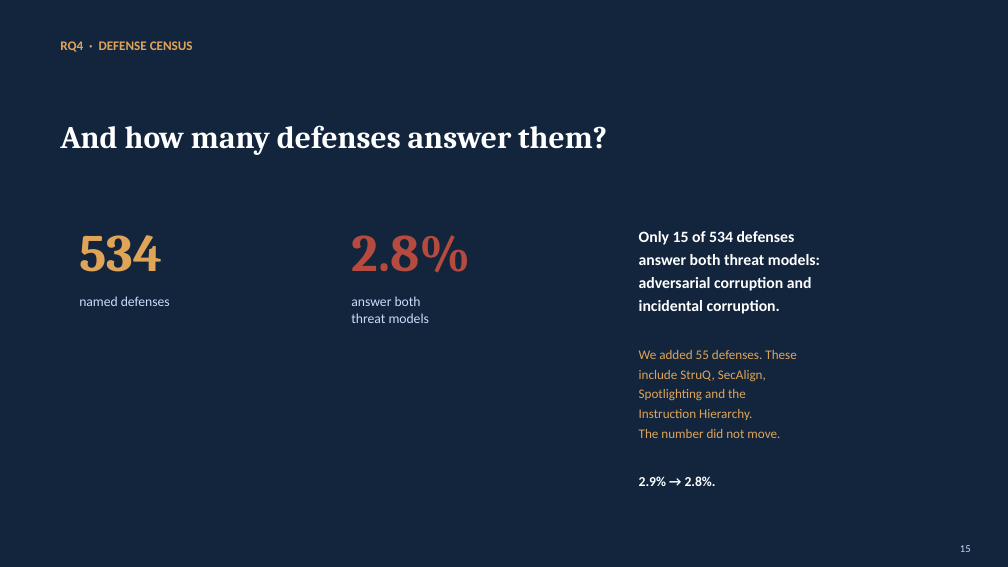
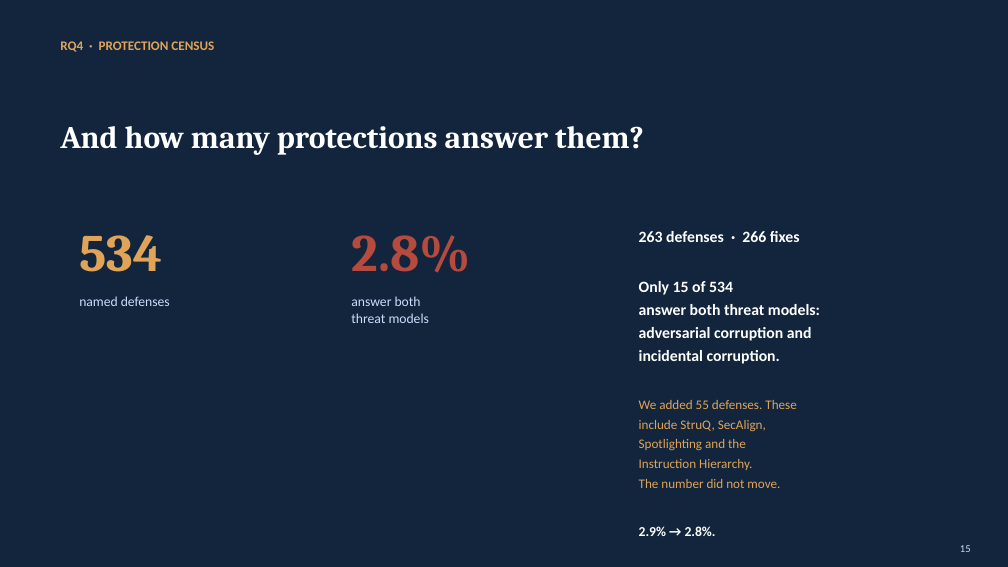
Before and after one commit to Nyamtulla/context_poison, a slide deck: slide 15 of context_sok_results_presentation.pptx. Drawn at 1008x567 pixels with LibreOffice and Linux fonts; fonts in the diff are those of the drawing. Boxes give left, top, right and bottom in pixels: in the first picture for what was removed or moved away, otherwise in the second. Text is boxed around its words. In the diff, an @@ line names an element or a change of style, - is before the commit and + after.

```diff
--- a/context_sok_results_presentation.pptx
+++ b/context_sok_results_presentation.pptx
@@ text at (60,41,214,52): text changed @@
-RQ4 · DEFENSE CENSUS
+RQ4 · PROTECTION CENSUS
@@ text at (60,126,644,155): text changed @@
-And how many defenses answer them?
+And how many protections answer them?
@@ text at (639,231,800,295): text changed @@
-Only 15 of 534 defenses
+263 defenses · 266 fixes
+Only 15 of 534
```
Also in this commit, not shown: 6 other slides changed, 8 other files.
